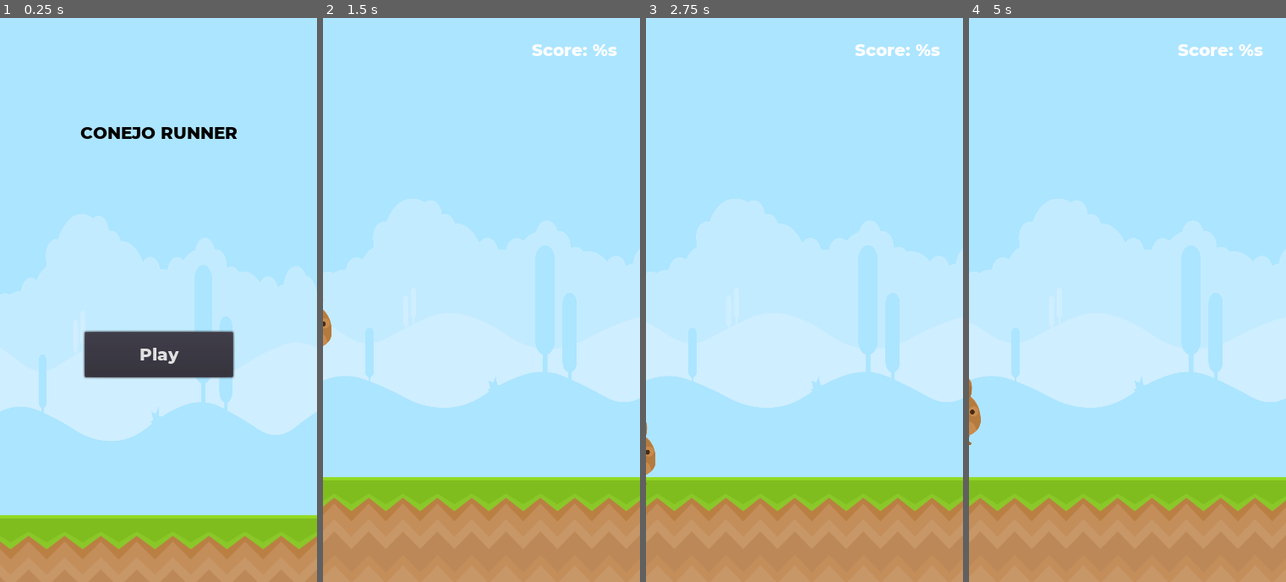
Above: before the commit, frames 1-4 (left to right).
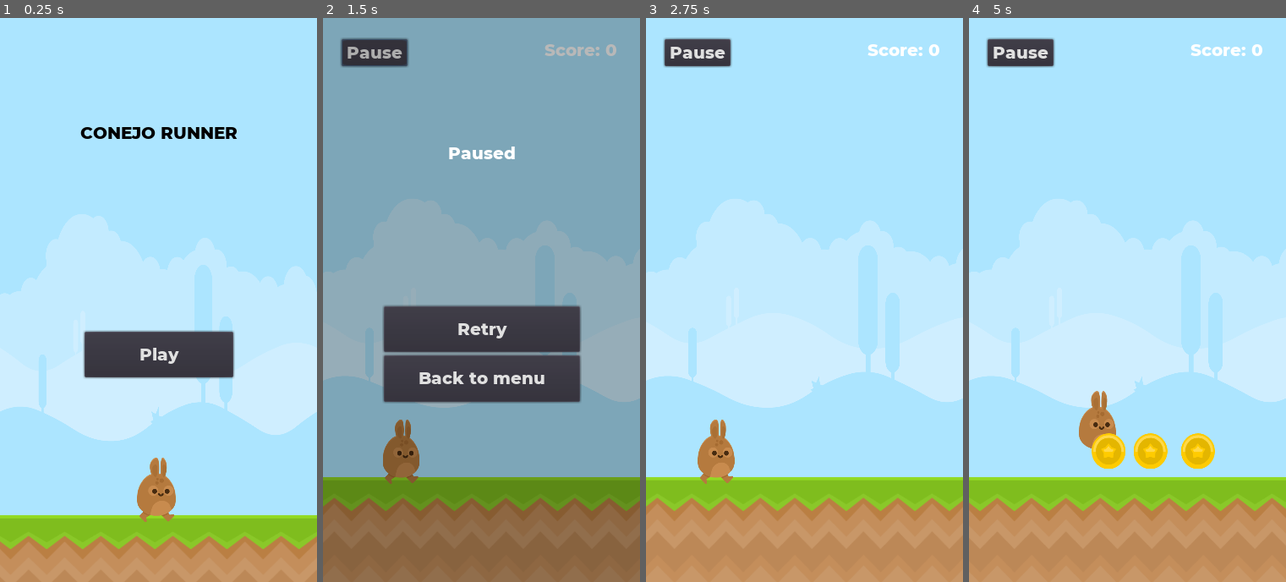
Above: after the commit, the same moments.

Repository: mrbarrientosg/juego-conejo
Game: Godot game, scene res://menu/MainScreen.tscn
Same seed, same stepped clock (60 frames per second), same inputs: the game is played once before the commit and once after it.
Inputs (mouse positions are in pixels of both pictures, inside the frame that each line leads up to):
- Up to frame 1 (0.25 s): no input
- Up to frame 2 (1.5 s): click "Play" at 0.5 s; click (373, 51) at 1.25 s, where only the run after the commit has a clickable "Pause"
- Up to frame 3 (2.75 s): click (804, 328) at 2 s, where only the run after the commit has a clickable "Retry"
- Up to frame 4 (5 s): move the mouse to (1197, 271) at 2.77 s; click (1197, 271) at 2.85 s; click (1197, 271) at 3.02 s; click (1197, 271) at 3.32 s; drag from (1064, 328) to (1111, 412) at 3.52 s; move the mouse to (1159, 175) at 4.27 s; click (1159, 175) at 4.35 s

The runs differ from the first frame. In frame 1, 0.9% of the frame differs, in the area x 43-56%, y 77-90%; in frame 2, 100%, in the area x 0-100%, y 0-100%; in frame 3, 2.5%; in frame 4, 5.3%.

Commit message:
alpha

Diff:
--- a/actors/Enemy.tscn
+++ b/actors/Enemy.tscn
@@ -8,7 +8,7 @@
 height = 8.0
 
 [sub_resource type="RectangleShape2D" id=2]
-extents = Vector2( 16, 5 )
+extents = Vector2( 19, 7 )
 
 [node name="Enemy" type="KinematicBody2D"]
 collision_layer = 2
--- a/actors/Player.tscn
+++ b/actors/Player.tscn
@@ -17,7 +17,7 @@
 
 [sub_resource type="CapsuleShape2D" id=3]
 radius = 23.0
-height = 8.0
+height = 4.0
 
 [node name="Player" type="KinematicBody2D"]
 collision_mask = 8
@@ -56,6 +56,7 @@
 collision_mask = 2
 
 [node name="CollisionShape2D" type="CollisionShape2D" parent="EnemyDetector"]
+position = Vector2( 0, -2 )
 shape = SubResource( 3 )
 [connection signal="area_entered" from="EnemyDetector" to="." method="_on_EnemyDetector_area_entered"]
 [connection signal="body_entered" from="EnemyDetector" to="." method="_on_EnemyDetector_body_entered"]
--- a/levels/SampleLevel.tscn
+++ b/levels/SampleLevel.tscn
@@ -8,8 +8,8 @@
 [ext_resource path="res://assest/PNG/Background/bg_layer4.png" type="Texture" id=6]
 [ext_resource path="res://assest/PNG/Background/bg_layer2.png" type="Texture" id=7]
 [ext_resource path="res://objects/Coin.tscn" type="PackedScene" id=8]
-[ext_resource path="res://objects/Portal2D.tscn" type="PackedScene" id=9]
-[ext_resource path="res://levels/SampleLevel2.tscn" type="PackedScene" id=10]
+[ext_resource path="res://levels/SampleLevel2.tscn" type="PackedScene" id=9]
+[ext_resource path="res://objects/Portal2D.tscn" type="PackedScene" id=10]
 [ext_resource path="res://menu/GameInterface.tscn" type="PackedScene" id=11]
 
 [sub_resource type="ConvexPolygonShape2D" id=1]
@@ -40,42 +40,62 @@
 }
 
 [node name="CanvasLayer2" type="CanvasLayer" parent="."]
+layer = 100
 
 [node name="GameInterface" parent="CanvasLayer2" instance=ExtResource( 11 )]
 
-[node name="CanvasLayer" type="CanvasLayer" parent="."]
-layer = -4
+[node name="ParallaxBackground" type="ParallaxBackground" parent="."]
 scale = Vector2( 0.2, 0.3 )
 transform = Transform2D( 0.2, 0, 0, 0.3, 0, 0 )
 
-[node name="bg_layer1" type="TextureRect" parent="CanvasLayer"]
+[node name="bg_layer1" type="TextureRect" parent="ParallaxBackground"]
 anchor_right = 1.0
 anchor_bottom = 1.0
+margin_right = 2048.0
+margin_bottom = 2048.0
+mouse_filter = 2
 texture = ExtResource( 4 )
+expand = true
+stretch_mode = 2
 __meta__ = {
 "_edit_use_anchors_": false
 }
 
-[node name="bg_layer2" type="TextureRect" parent="CanvasLayer"]
+[node name="bg_layer2" type="TextureRect" parent="ParallaxBackground"]
 anchor_right = 1.0
 anchor_bottom = 1.0
+margin_right = 2048.0
+margin_bottom = 2048.0
+mouse_filter = 2
 texture = ExtResource( 7 )
+expand = true
+stretch_mode = 2
 __meta__ = {
 "_edit_use_anchors_": false
 }
 
-[node name="bg_layer3" type="TextureRect" parent="CanvasLayer"]
+[node name="bg_layer3" type="TextureRect" parent="ParallaxBackground"]
 anchor_right = 1.0
 anchor_bottom = 1.0
+margin_right = 2048.0
+margin_bottom = 2048.0
+mouse_filter = 2
 texture = ExtResource( 5 )
+expand = true
+stretch_mode = 2
 __meta__ = {
 "_edit_use_anchors_": false
 }
 
-[node name="bg_layer4" type="TextureRect" parent="CanvasLayer"]
+[node name="bg_layer4" type="TextureRect" parent="ParallaxBackground"]
 anchor_right = 1.0
 anchor_bottom = 1.0
+margin_right = 2048.0
+margin_bottom = 2048.0
+mouse_filter = 2
 texture = ExtResource( 6 )
+expand = true
+stretch_mode = 2
 __meta__ = {
 "_edit_use_anchors_": false
 }
@@ -85,15 +105,11 @@
 collision_layer = 8
 collision_mask = 0
 format = 1
-tile_data = PoolIntArray( 589824, 0, 0, 589826, 0, 0, 589828, 0, 0, 589830, 0, 0, 589832, 0, 0, 589833, 1, 0, 589834, 0, 0, 589836, 0, 0, 589838, 0, 0, 589839, 1, 0, 589840, 0, 0, 589842, 0, 0, 589844, 0, 0, 589846, 0, 0, 589848, 0, 0 )
-
-[node name="Portal2D" parent="." instance=ExtResource( 9 )]
-position = Vector2( 1508, 559 )
-next_scene = ExtResource( 10 )
+tile_data = PoolIntArray( 327704, 0, 0, 458776, 0, 0, 589824, 0, 0, 589826, 0, 0, 589828, 0, 0, 589830, 0, 0, 589832, 0, 0, 589833, 1, 0, 589834, 0, 0, 589836, 0, 0, 589838, 0, 0, 589839, 1, 0, 589840, 0, 0, 589842, 0, 0, 589844, 0, 0, 589846, 0, 0, 589848, 0, 0 )
 
 [node name="Player" parent="." instance=ExtResource( 2 )]
 position = Vector2( 37, 576 )
-speed = Vector2( 1, 1000 )
+speed = Vector2( 150, 1000 )
 
 [node name="Camera2D" parent="Player" index="2"]
 limit_right = 1536
@@ -113,4 +129,8 @@
 [node name="Coin3" parent="Coins" instance=ExtResource( 8 )]
 position = Vector2( 612, 546 )
 
+[node name="Portal2D" parent="." instance=ExtResource( 10 )]
+position = Vector2( 1502, 567 )
+next_scene = ExtResource( 9 )
+
 [editable path="Player"]
--- a/levels/SampleLevel2.tscn
+++ b/levels/SampleLevel2.tscn
@@ -184,6 +184,7 @@
 [node name="bg_layer1" type="TextureRect" parent="CanvasLayer"]
 anchor_right = 1.0
 anchor_bottom = 1.0
+mouse_filter = 2
 texture = ExtResource( 4 )
 __meta__ = {
 "_edit_use_anchors_": false
@@ -192,6 +193,7 @@
 [node name="bg_layer2" type="TextureRect" parent="CanvasLayer"]
 anchor_right = 1.0
 anchor_bottom = 1.0
+mouse_filter = 2
 texture = ExtResource( 7 )
 __meta__ = {
 "_edit_use_anchors_": false
@@ -200,6 +202,7 @@
 [node name="bg_layer3" type="TextureRect" parent="CanvasLayer"]
 anchor_right = 1.0
 anchor_bottom = 1.0
+mouse_filter = 2
 texture = ExtResource( 5 )
 __meta__ = {
 "_edit_use_anchors_": false
@@ -208,6 +211,7 @@
 [node name="bg_layer4" type="TextureRect" parent="CanvasLayer"]
 anchor_right = 1.0
 anchor_bottom = 1.0
+mouse_filter = 2
 texture = ExtResource( 6 )
 __meta__ = {
 "_edit_use_anchors_": false
--- a/menu/ChangeSceneButton.tscn
+++ b/menu/ChangeSceneButton.tscn
@@ -10,3 +10,4 @@
 __meta__ = {
 "_edit_use_anchors_": false
 }
+[connection signal="button_up" from="." to="." method="_on_button_up"]
--- a/menu/GameInterface.tscn
+++ b/menu/GameInterface.tscn
@@ -9,6 +9,8 @@
 [node name="GameInterface" type="Control"]
 anchor_right = 1.0
 anchor_bottom = 1.0
+rect_pivot_offset = Vector2( 12, 377 )
+mouse_filter = 2
 theme = ExtResource( 1 )
 script = ExtResource( 5 )
 __meta__ = {
@@ -29,10 +31,22 @@
 "_edit_use_anchors_": false
 }
 
+[node name="Pause" type="Button" parent="."]
+margin_left = 22.0
+margin_top = 25.0
+margin_right = 34.0
+margin_bottom = 57.0
+text = "Pause"
+__meta__ = {
+"_edit_use_anchors_": false
+}
+
 [node name="PauseOverlay" type="ColorRect" parent="."]
+pause_mode = 2
 visible = false
 anchor_right = 1.0
 anchor_bottom = 1.0
+mouse_filter = 2
 color = Color( 0, 0, 0, 0.27451 )
 __meta__ = {
 "_edit_use_anchors_": false
@@ -74,3 +88,4 @@
 margin_bottom = 113.0
 text = "Back to menu"
 next_scene_path = "res://menu/MainScreen.tscn"
+[connection signal="pressed" from="Pause" to="." method="_on_Pause_pressed"]
--- a/menu/MainScreen.tscn
+++ b/menu/MainScreen.tscn
@@ -10,7 +10,6 @@
 [ext_resource path="res://assest/PNG/Ground/Grass/grassLeft.png" type="Texture" id=8]
 [ext_resource path="res://actors/Player.tscn" type="PackedScene" id=9]
 [ext_resource path="res://menu/ChangeSceneButton.tscn" type="PackedScene" id=10]
-[ext_resource path="res://scripts/ChangeSceneButton.gd" type="Script" id=11]
 
 [sub_resource type="ConvexPolygonShape2D" id=1]
 points = PoolVector2Array( 128, 128, 0, 128, 0, 0, 128, 0 )
@@ -144,7 +143,6 @@
 
 [node name="PlayButton" parent="VBoxContainer" instance=ExtResource( 10 )]
 text = "Play"
-script = ExtResource( 11 )
 next_scene_path = "res://levels/SampleLevel.tscn"
 
 [node name="TileMap" type="TileMap" parent="."]
@@ -154,7 +152,6 @@
 tile_data = PoolIntArray( 524285, 1, 0, 524287, 0, 0, 458753, 0, 0, 458755, 0, 0, 458757, 2, 0 )
 
 [node name="Player" parent="." instance=ExtResource( 9 )]
-visible = false
 position = Vector2( 185, 588 )
 speed = Vector2( 0, 1000 )
 
@@ -163,6 +160,5 @@
 limit_left = -115
 limit_right = 525
 limit_bottom = 715
-[connection signal="button_up" from="VBoxContainer/PlayButton" to="VBoxContainer/PlayButton" method="_on_button_up"]
 
 [editable path="Player"]
--- a/project.godot
+++ b/project.godot
@@ -35,6 +35,7 @@
 window/size/always_on_top=true
 window/handheld/orientation="portrait"
 window/stretch/mode="2d"
+window/stretch/aspect="keep_height"
 
 [input]
 
--- a/scripts/ChangeSceneButton.gd
+++ b/scripts/ChangeSceneButton.gd
@@ -4,6 +4,7 @@
 export(String, FILE) var next_scene_path: String = ""
 
 func _on_button_up() -> void:
+	get_tree().paused = false
 	get_tree().change_scene(next_scene_path)
 
 func _get_configuration_warning() -> String:
--- a/scripts/GameInterface.gd
+++ b/scripts/GameInterface.gd
@@ -2,36 +2,21 @@
 
 onready var scene_tree: SceneTree = get_tree()
 onready var pause_overlay: ColorRect = $PauseOverlay
+onready var score: Label = $Label
 
 var paused: bool = false setget set_paused
-var minimum_drag: float = 100.0
-var swipe_start: Vector2
 
-func _input(event: InputEvent) -> void:
-	if event is InputEventScreenDrag:
-		print("0")
+func _ready() -> void:
+	PlayerData.connect("score_updated", self, "update_interface")
+	update_interface()
 
-func _unhandled_input(event: InputEvent) -> void:
-	if event.is_action_pressed("pause"):
-		swipe_start = get_global_mouse_position()
-		scene_tree.set_input_as_handled()
-		print(swipe_start)
-	if event.is_action_released("pause"):
-		_calculate_swipe(get_global_mouse_position())
-
-
-func _calculate_swipe(swipe_end: Vector2) -> void:
-	if swipe_start == null:
-		return
-	var swipe = swipe_end - swipe_start
-	print(swipe)
-	if abs(swipe.y) > minimum_drag:
-		if swipe.y > 0:
-			print("1")
-		else:
-			print("2")
+func update_interface() -> void:
+	score.text = "Score: %s" % PlayerData.score
 
 func set_paused(value: bool) -> void:
 	paused = value
+	pause_overlay.visible = value
 	scene_tree.paused = value
-	pause_overlay.visible = value
+
+func _on_Pause_pressed() -> void:
+	self.paused = not paused
--- a/scripts/Player.gd
+++ b/scripts/Player.gd
@@ -4,6 +4,7 @@
 
 func _ready() -> void:
 	$skin.play()
+	set_process_unhandled_input(true)
 
 func _on_EnemyDetector_area_entered(area: Area2D) -> void:
 	_velocity = _calculate_stomp_velocity(_velocity, stomp_impulse)
@@ -11,15 +12,24 @@
 func _on_EnemyDetector_body_entered(body: Node) -> void:
 	queue_free()
 
+func _unhandled_input(event: InputEvent) -> void:
+	if not event is InputEventMouseButton or !event.is_pressed() or event.is_echo():
+		return
+
+	if event.button_index == BUTTON_LEFT:
+		var direction: = _get_direction(true)
+		_velocity = _calculate_move_velocity(_velocity, direction, speed)
+		_velocity = move_and_slide(_velocity, FLOOR_NORMAL)
+
 func _physics_process(delta: float) -> void:
 	var direction: = _get_direction()
 	_velocity = _calculate_move_velocity(_velocity, direction, speed)
 	_velocity = move_and_slide(_velocity, FLOOR_NORMAL)
 
-func _get_direction() -> Vector2:
+func _get_direction(jump: bool = false) -> Vector2:
 	return Vector2(
 		1.0,
-		-1.0 if Input.is_action_just_pressed("jump") and is_on_floor() else 1.0
+		-1.0 if jump and is_on_floor() else 1.0
 	)
 
 func _calculate_move_velocity(
Not shown: 1 places in menu/MainScreen.tscn that only renumber resources
